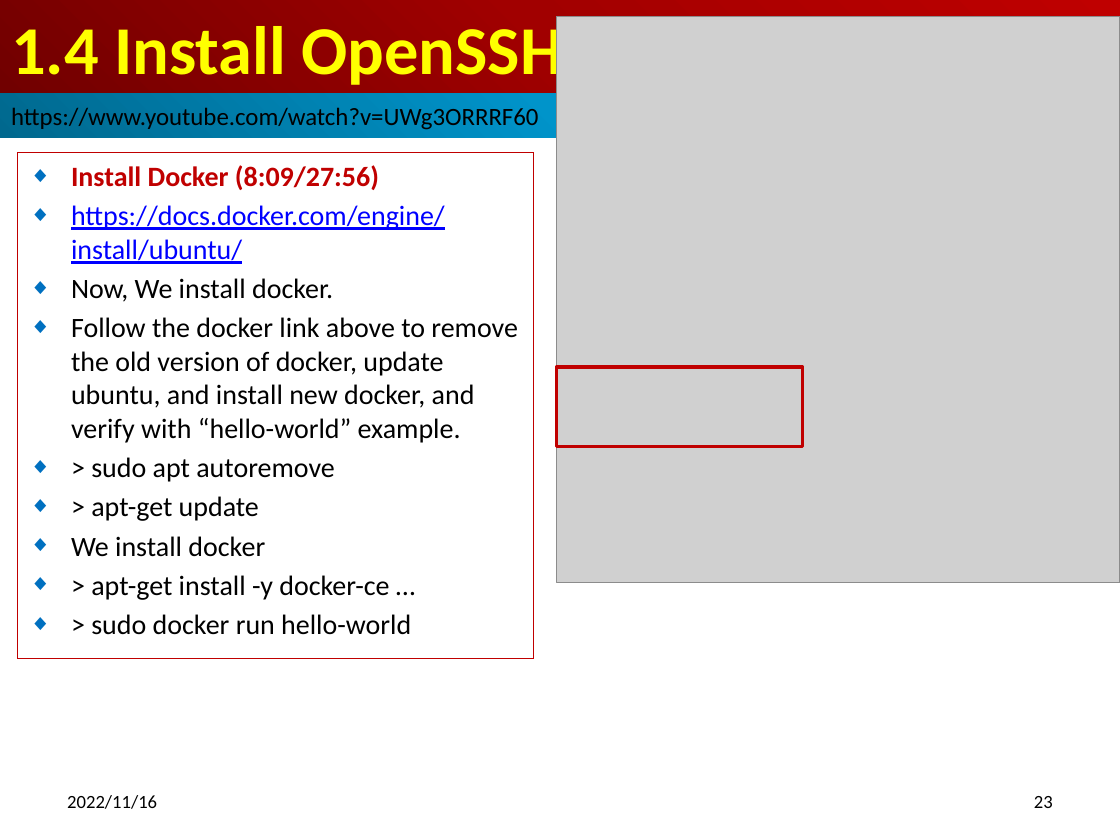
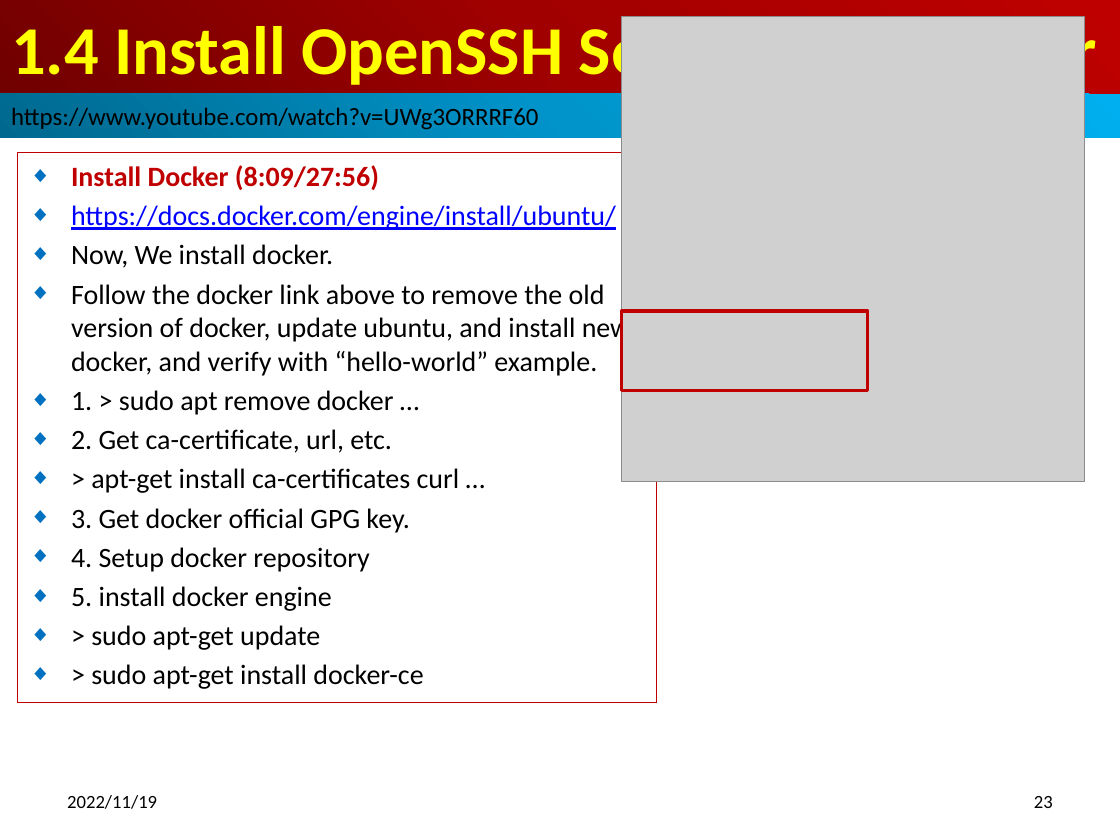
Before and after one commit to peterhchen/900_Kubernetes, a slide deck: slide 23 of 001_01_Install_MS_P02_Slave.pptx. Drawn at 1120x840 pixels with LibreOffice and Linux fonts; fonts in the diff are those of the drawing; grey boxes stand for pictures. Boxes give left, top, right and bottom in pixels: in the first picture for what was removed or moved away, otherwise in the second. Text is boxed around its words. In the diff, an @@ line names an element or a change of style, - is before the commit and + after.

```diff
--- a/001_01_Install_MS_P02_Slave.pptx
+++ b/001_01_Install_MS_P02_Slave.pptx
@@ picture: place and size @@
-picture at [557, 17, 1120, 582]
+picture at [622, 17, 1084, 482]
@@ subtitle "Install Docker (8:09/27:56)": place and size @@
-subtitle "Install Docker (8:09/27:56)" at [18, 153, 533, 659]
+subtitle "Install Docker (8:09/27:56)" at [18, 153, 657, 702]
@@ rectangle: place and size @@
-rectangle at [557, 367, 803, 447]
+rectangle at [622, 311, 868, 391]
@@ subtitle at [71, 390, 460, 689]: text changed @@
-◆ > sudo apt autoremove
-◆ > apt-get update
-◆ We install docker
-◆ > apt-get install -y docker-ce …
-◆ > sudo docker run hello-world
+◆ 1. > sudo apt remove docker …
+◆ 2. Get ca-certificate, url, etc.
+◆ > apt-get install ca-certificates curl …
+◆ 3. Get docker official GPG key.
+◆ 4. Setup docker repository
+◆ 5. install docker engine
+◆ > sudo apt-get update
+◆ > sudo apt-get install docker-ce
@@ text at [67, 795, 157, 809]: text changed @@
-2022/11/16
+2022/11/19
```
Also in this commit, not shown: 29 other slides changed, 1 slide added.
